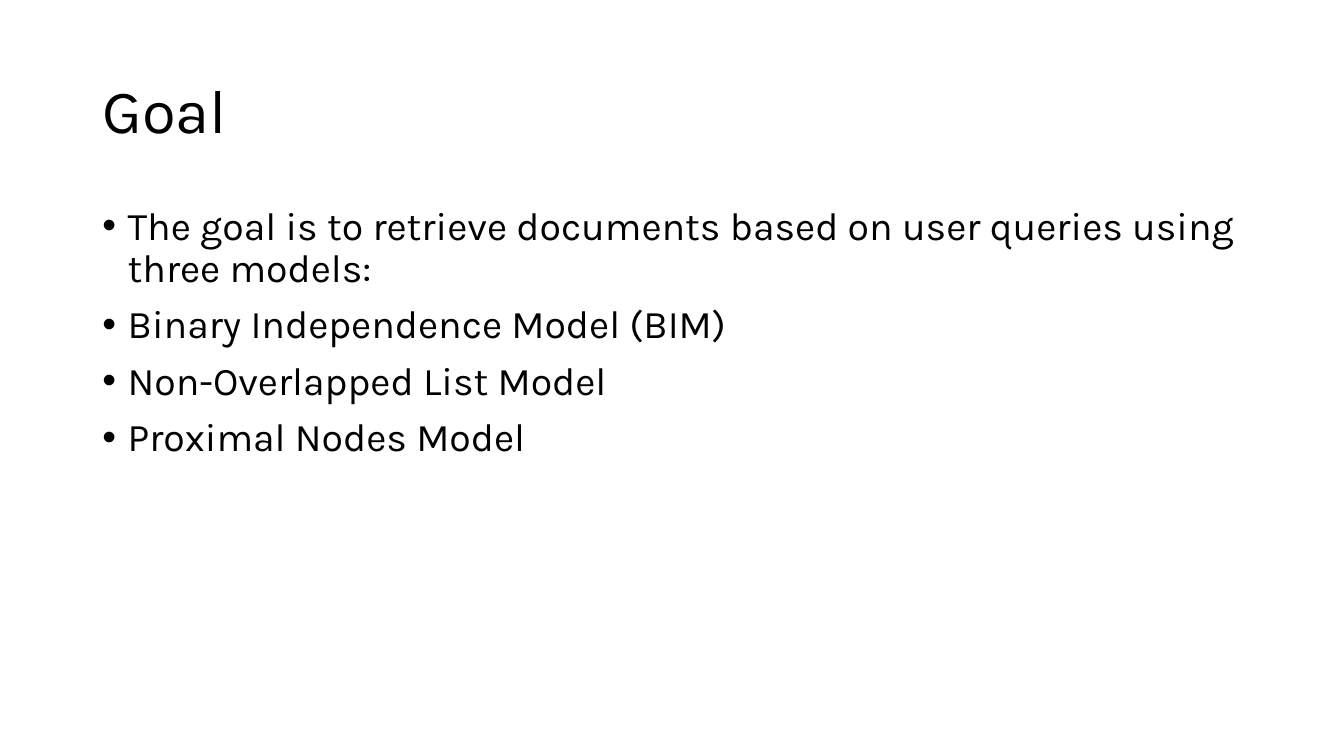
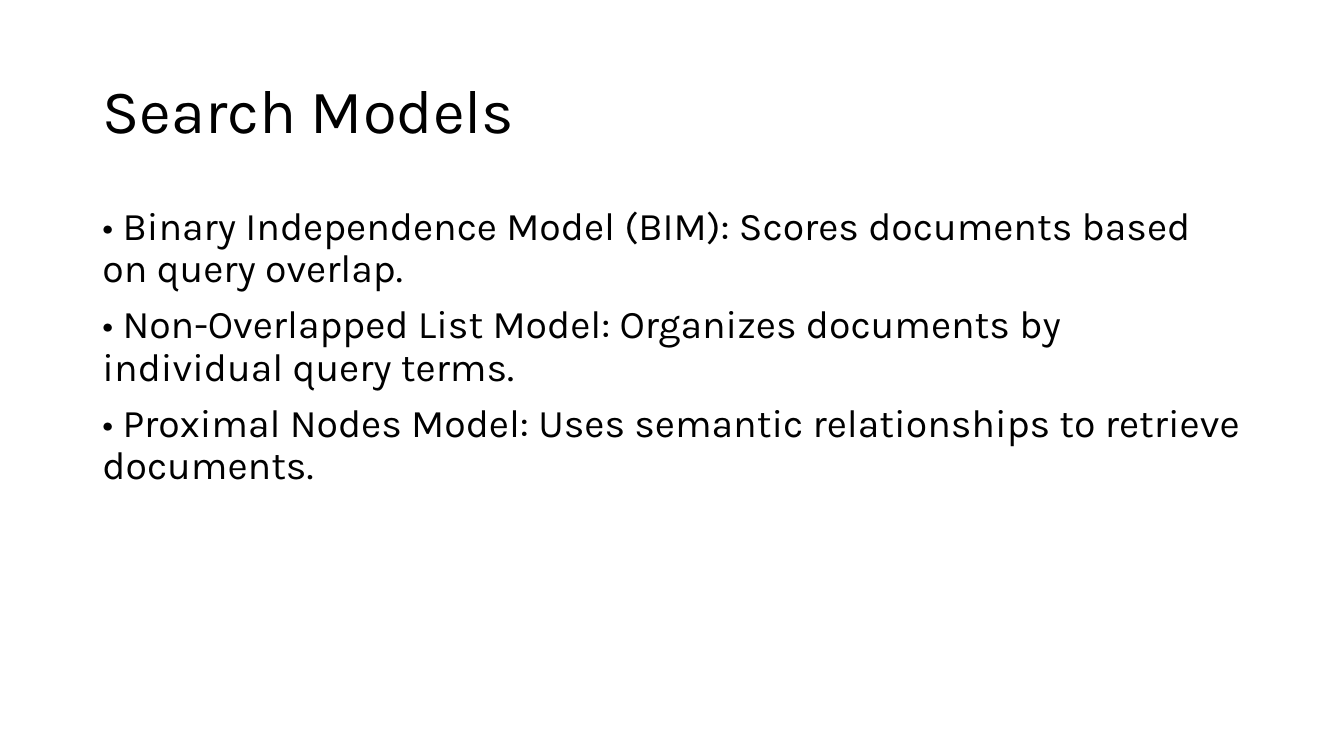
Before and after one commit to AbdulMateenzwl/Information-Retrieval, a slide deck: slide 4 of Assignment 3/Report.pptx (slide 2 before the commit). Drawn at 1344x756 pixels with LibreOffice and Linux fonts; fonts in the diff are those of the drawing. Boxes give left, top, right and bottom in pixels: in the first picture for what was removed or moved away, otherwise in the second. Text is boxed around its words. In the diff, an @@ line names an element or a change of style, - is before the commit and + after.

```diff
--- a/Assignment 3/Report.pptx
+++ b/Assignment 3/Report.pptx
@@ title at (x1=102, y1=91, x2=514, y2=134): text changed @@
-Goal
+Search Models
@@ text at (x1=102, y1=211, x2=1240, y2=480): text changed @@
-• The goal is to retrieve documents based on user queries using three models:
-• Binary Independence Model (BIM)
-• Non-Overlapped List Model
-• Proximal Nodes Model
+• Binary Independence Model (BIM): Scores documents based on query overlap.
+• Non-Overlapped List Model: Organizes documents by individual query terms.
+• Proximal Nodes Model: Uses semantic relationships to retrieve documents.
```
Also in this commit, not shown: 10 other slides changed, 2 slides added, 4 slides removed, 33 other files.
